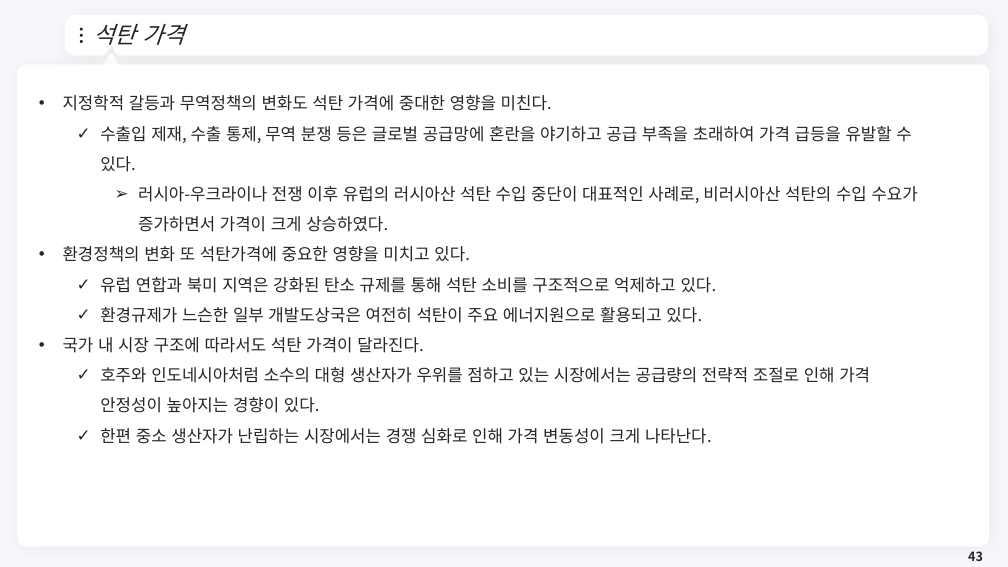
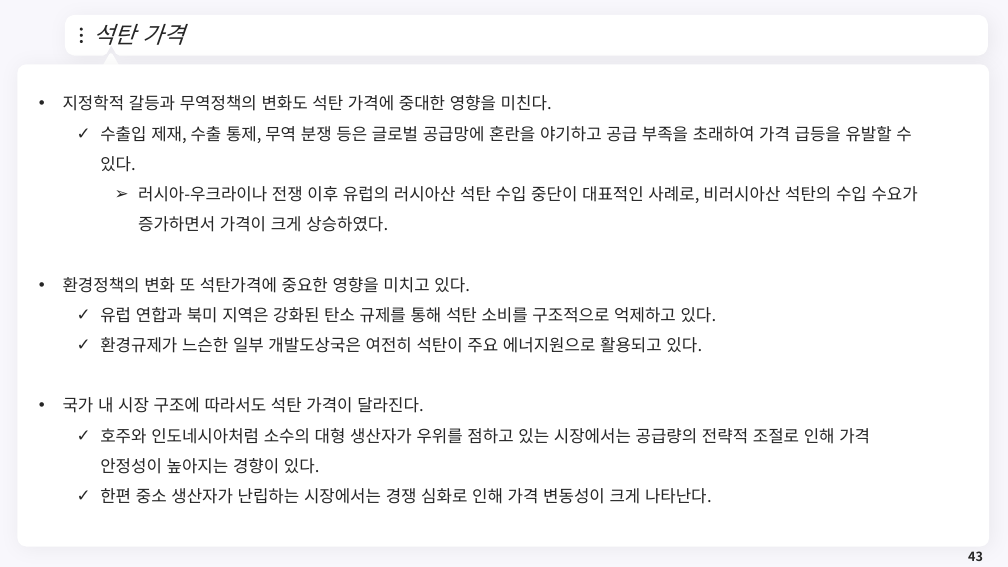
Before and after one commit to meandthey/Teaching, a slide deck: slide 43 of 에너지경제학/자원에너지경제학_Chapter_4 (석탄).pptx. Drawn at 1008x567 pixels with LibreOffice and Linux fonts; fonts in the diff are those of the drawing; background and template pictures are left out. Boxes give left, top, right and bottom in pixels: in the first picture for what was removed or moved away, otherwise in the second. Text is boxed around its words. In the diff, an @@ line names an element or a change of style, - is before the commit and + after.

```diff
--- a/에너지경제학/자원에너지경제학_Chapter_4 (석탄).pptx
+++ b/에너지경제학/자원에너지경제학_Chapter_4 (석탄).pptx
@@ text "지정학적 갈등과 무역정책의 변화도 석탄 ..." rewrapped from (63,95,918,444) to (63,95,918,504) @@
```
Also in this commit, not shown: 1 other slide changed, 6 slides added, 1 slide removed, 2 other files.
